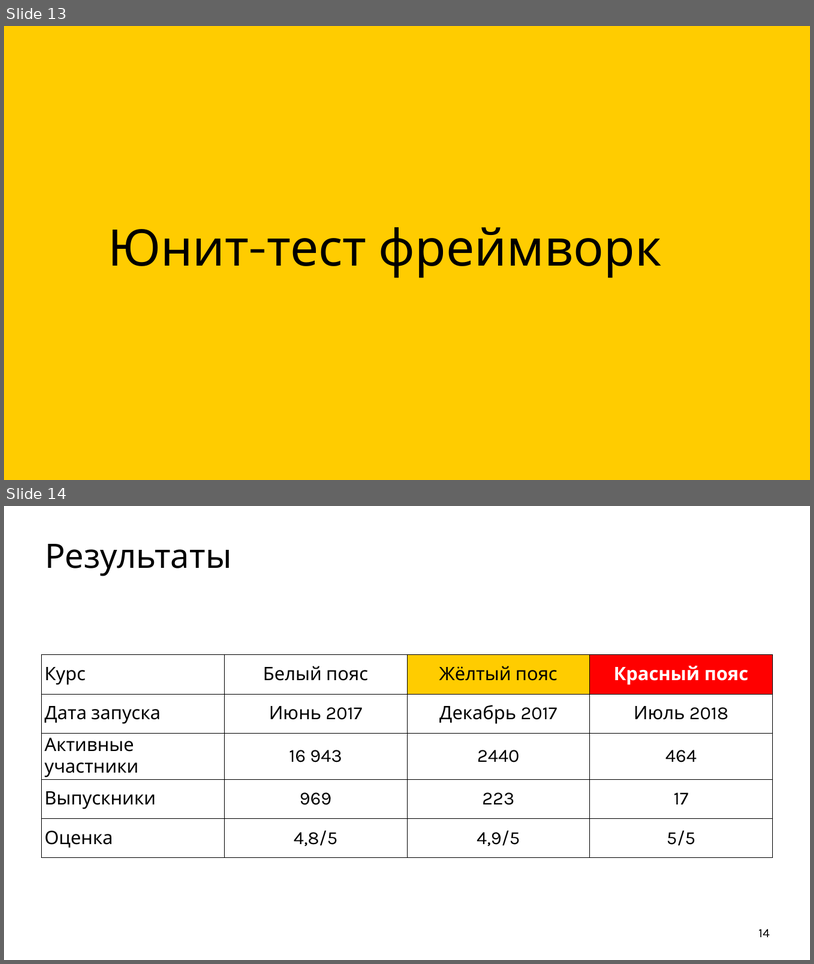
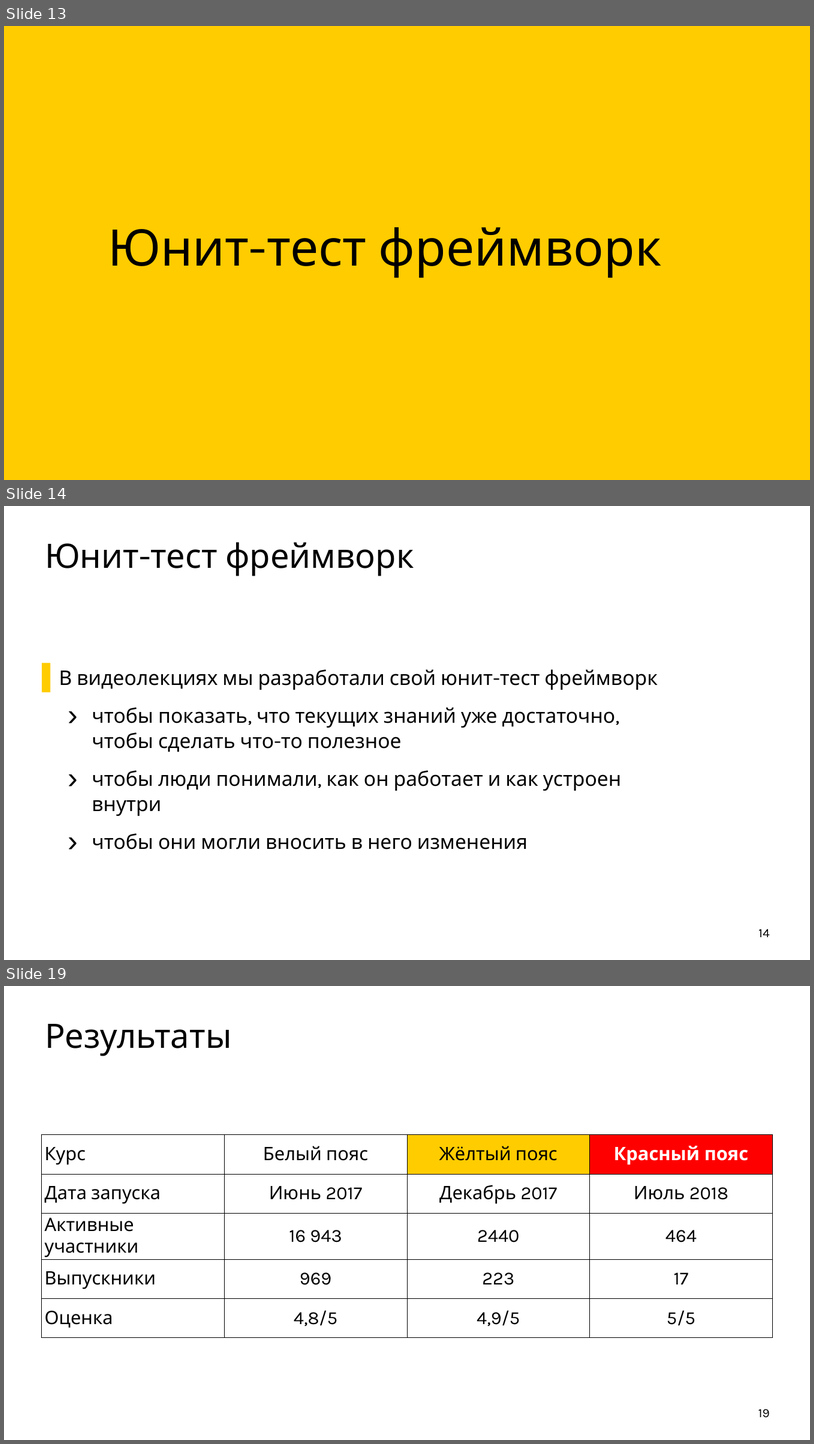
Before and after one commit to ishfb/cpprus18, a slide deck: slides.pptx. Shown one above the other, each under a label of ours: slides 13 and 14 before the commit, slides 13, 14 and 19 after it; the slides between them are not shown. The pictures are 814x964 and 814x1444 pixels, drawn with LibreOffice and Linux fonts; fonts in the diff are those of the drawing; background and template pictures are left out. Boxes give left, top, right and bottom in pixels: in the first picture for what was removed or moved away, otherwise in the second. Text is boxed around its words. In the diff, an @@ line names an element or a change of style, - is before the commit and + after.

```diff
--- a/slides.pptx
+++ b/slides.pptx
@@ slide 14 added at (4, 506, 810, 960), background #FFFFFF @@
@@ title added at (45, 542, 414, 576), 80 pt, text #000000 @@
+Юнит-тест фреймворк
@@ text added at (59, 669, 658, 849), 48 pt, text #000000 @@
+  ▌ В видеолекциях мы разработали свой юнит-тест фреймворк
+    › чтобы показать, что текущих знаний уже достаточно, чтобы сделать что-то полезное
+    › чтобы люди понимали, как он работает и как устроен внутри
+    › чтобы они могли вносить в него изменения
@@ page number added at (759, 928, 770, 937), 30 pt, text #000000 @@
+14
@@ what was slide 14 is now slide 19 @@
@@ page number at (759, 1408, 770, 1417): text changed @@
-14
+19
```
Also in this commit, not shown: 4 other slides added.
